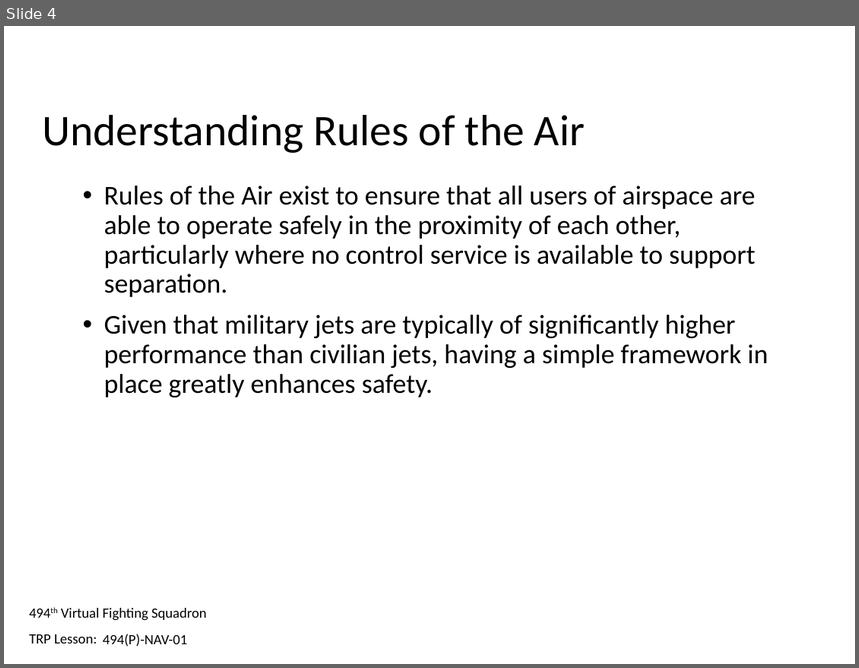
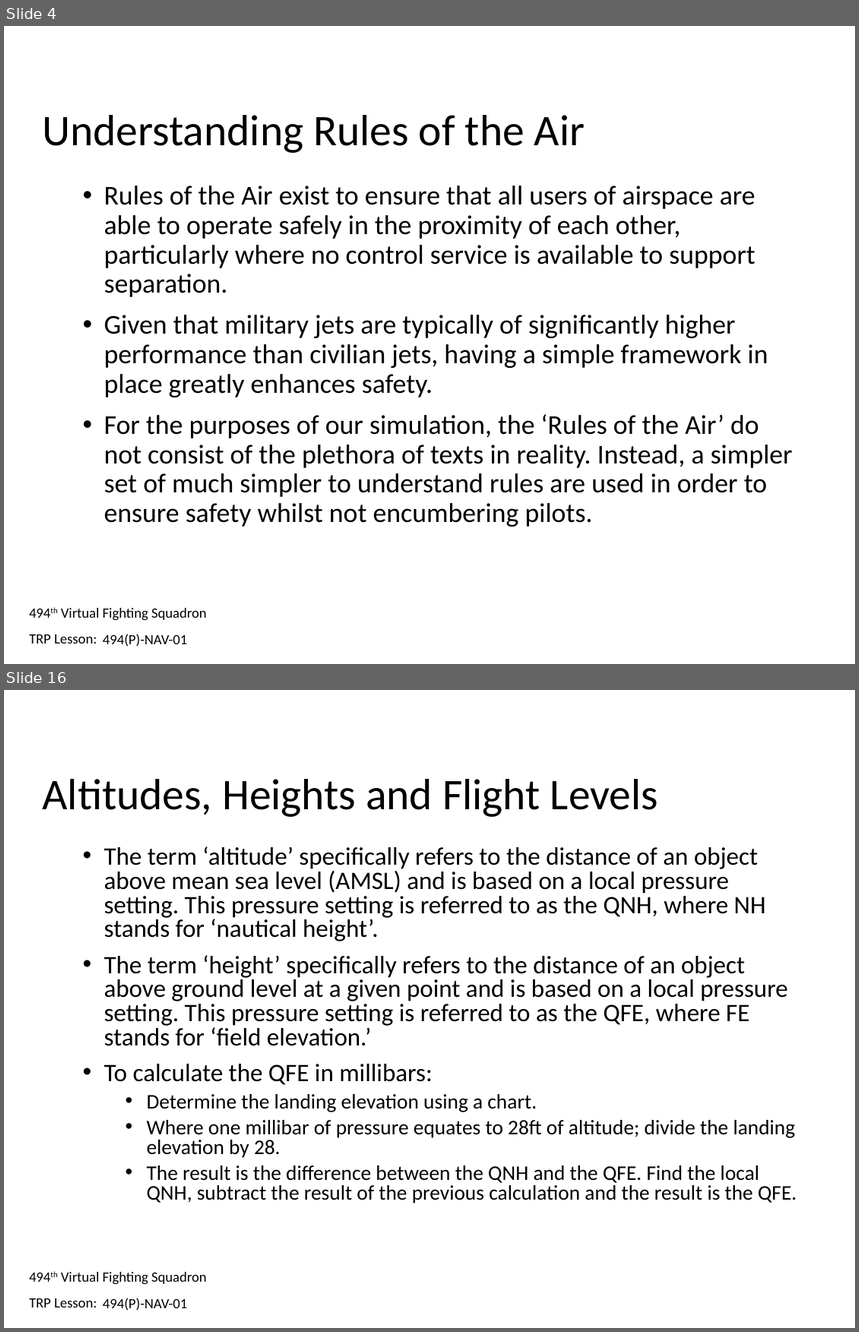
Before and after one commit to 132nd-vWing/132-TRP-494, a slide deck: TRP/NAV/NAV-01/494(P)-NAV-01 - Trainee Presentation.pptx. Shown one above the other, each under a label of ours: slide 4 before the commit, slides 4 and 16 after it; the slides between them are not shown. The pictures are 859x668 and 859x1332 pixels, drawn with LibreOffice and Linux fonts; fonts in the diff are those of the drawing; background and template pictures are left out. Boxes give left, top, right and bottom in pixels: in the first picture for what was removed or moved away, otherwise in the second. Text is boxed around its words. In the diff, an @@ line names an element or a change of style, - is before the commit and + after.

```diff
--- a/TRP/NAV/NAV-01/494(P)-NAV-01 - Trainee Presentation.pptx
+++ b/TRP/NAV/NAV-01/494(P)-NAV-01 - Trainee Presentation.pptx
@@ slide 16 added at (4, 690, 855, 1328), background #FFFFFF; not listed: 2 template elements that a slide beside it also shows @@
@@ title added at (43, 779, 658, 817), 37 pt, text #000000 @@
+Altitudes, Heights and Flight Levels
@@ text added at (104, 847, 797, 1204), 21.3 pt, text #000000 @@
+• The term ‘altitude’ specifically refers to the distance of an object above mean sea level (AMSL) and is based on a local pressure setting. This pressure setting is referred to as the QNH, where NH stands for ‘nautical height’.
+• The term ‘height’ specifically refers to the distance of an object above ground level at a given point and is based on a local pressure setting. This pressure setting is referred to as the QFE, where FE stands for ‘field elevation.’
+• To calculate the QFE in millibars:
+  • Determine the landing elevation using a chart.
+  • Where one millibar of pressure equates to 28ft of altitude; divide the landing elevation by 28.
+  • The result is the difference between the QNH and the QFE. Find the local QNH, subtract the result of the previous calculation and the result is the QFE.
@@ text added at (103, 1298, 187, 1311), 12 pt, text #000000 @@
+494(P)-NAV-01
@@ slide 4 changed as well @@
@@ text at (104, 414, 793, 527): paragraph added @@
+• For the purposes of our simulation, the ‘Rules of the Air’ do not consist of the plethora of texts in reality. Instead, a simpler set of much simpler to understand rules are used in order to ensure safety whilst not encumbering pilots.
```
Also in this commit, not shown: 3 other slides changed, 17 other slides added, 3 other files.
